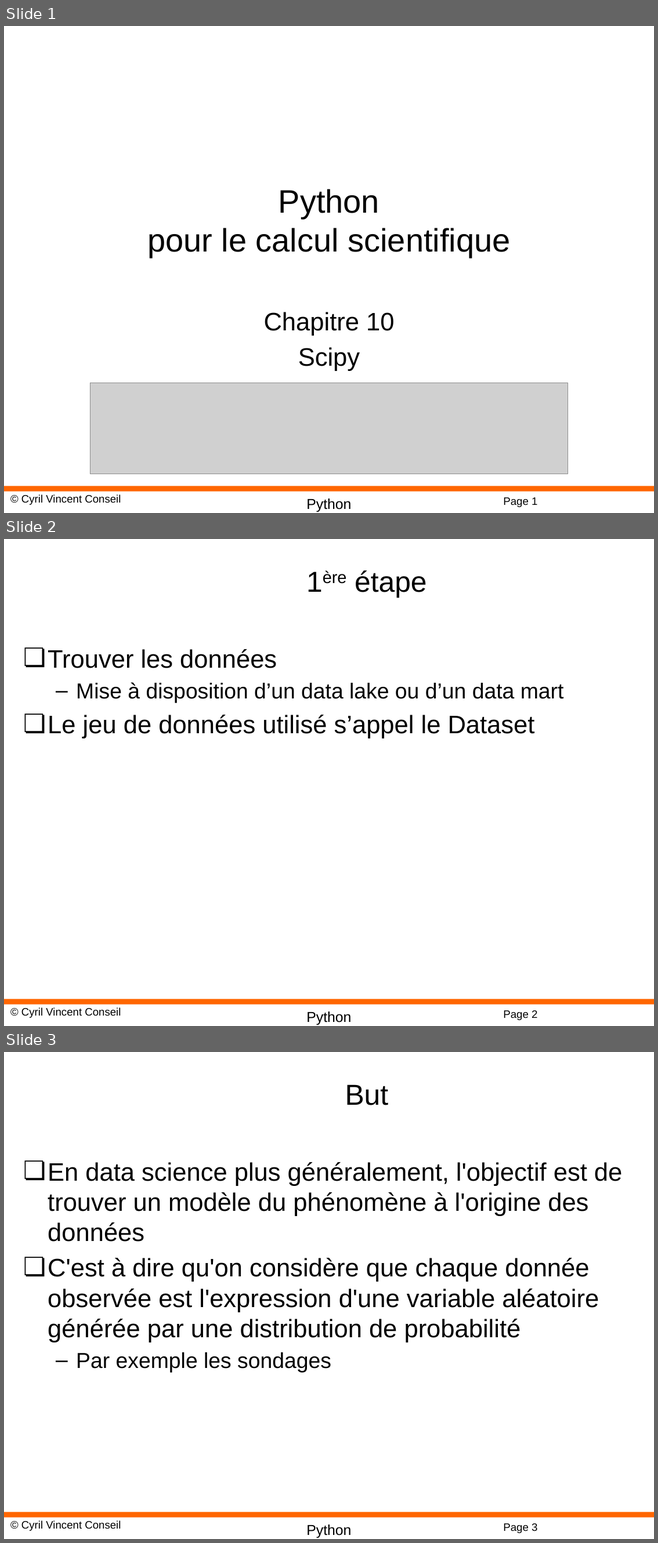
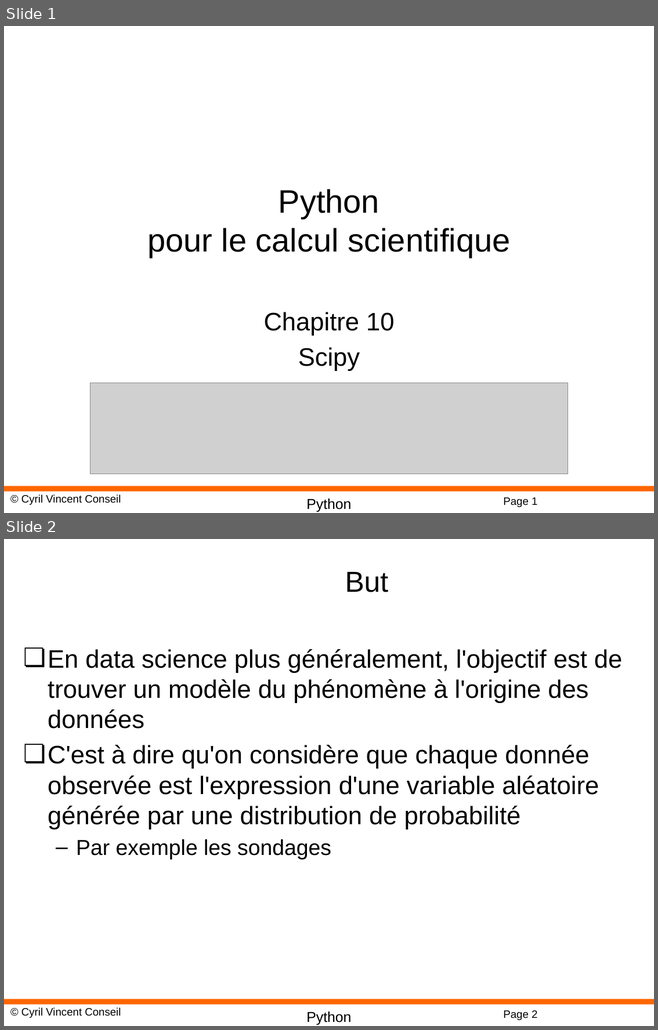
Before and after one commit to cyrilvincent/math, a slide deck: ppt/PythonMath10-Scipy.pptx. Shown one above the other, each under a label of ours: slides 1, 2 and 3 before the commit, slides 1 and 2 after it. The pictures are 658x1543 and 658x1030 pixels, drawn with LibreOffice and Linux fonts; fonts in the diff are those of the drawing; grey boxes stand for pictures; background and template pictures are left out. Boxes give left, top, right and bottom in pixels: in the first picture for what was removed or moved away, otherwise in the second. Text is boxed around its words. In the diff, an @@ line names an element or a change of style, - is before the commit and + after.

```diff
--- a/ppt/PythonMath10-Scipy.pptx
+++ b/ppt/PythonMath10-Scipy.pptx
@@ slide 2 removed at bbox=[4, 539, 654, 1026], background #FFFFFF; not listed: 4 template elements that a slide beside it also shows @@
@@ title removed at bbox=[354, 570, 427, 598] @@
-1ère étape
@@ text removed at bbox=[48, 649, 564, 739] @@
-❏ Trouver les données
-  – Mise à disposition d’un data lake ou d’un data mart
-❏ Le jeu de données utilisé s’appel le Dataset
@@ what was slide 3 is now slide 2 @@
@@ page number at bbox=[503, 1011, 537, 1020]: text changed @@
-Page 3
+Page 2
```
Also in this commit, not shown: 2 slides changed, 1 slide added, 1 other file.
